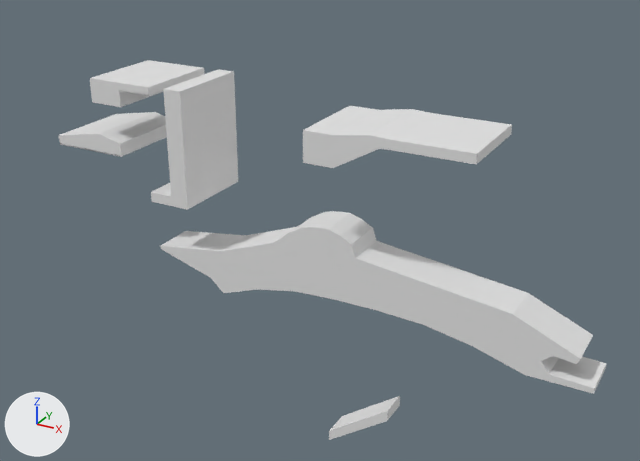
Two versions of the Blender file platformer_resources/worlds/PlatformerSimpleLevel.blend, one commit apart.
Rendered twice from a camera (50 mm lens) standing at (29.7, -48.1, 42.1) and looking at (3.8, -1.0, 18.6). The lights are fixed; the arrows at lower left show +X, +Y and +Z.

Names of what the first picture shows: 's0.p4.platform_body', 's1.p2.platform_body', 's1.p6.platform_body', 's1.p7.platform_body', 's1.p8.platform_body', 's1.p9.platform_body'.
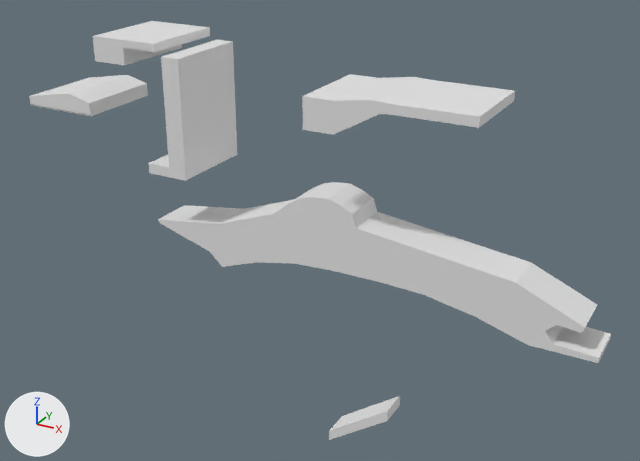
Not drawn themselves, but carrying or shaping drawn objects: ob_s1_platform4, ob_s1_platform8, ob_s1_platform6, ob_s1_platform7, ob_s1_platform9.

Pixel boxes [x1, y1, x2, y2] of what changed, in the pictures (640 x 461 px):
```json
{"object": "s0.p4.platform_body", "change": "moved", "before": [160, 211, 606, 394], "after": [158, 182, 611, 363]}
{"object": "s1.p9.platform_body", "change": "moved", "before": [303, 106, 512, 168], "after": [302, 74, 515, 135]}
{"object": "s1.p6.platform_body", "change": "moved", "before": [151, 69, 238, 210], "after": [148, 40, 237, 181]}
{"object": "s1.p8.platform_body", "change": "moved", "before": [90, 60, 204, 107], "after": [93, 21, 210, 65]}
{"object": "s1.p7.platform_body", "change": "moved", "before": [59, 112, 167, 157], "after": [29, 75, 148, 116]}
{"object": "s1.p7.ceiling", "change": "moved", "before": [61, 136, 167, 157], "after": [30, 94, 148, 116]}
{"object": "s1.p8.ceiling2", "change": "moved", "before": [119, 90, 143, 95], "on screen": "not visible afterwards"}
```

Scene script edits in JSON lines:
```json
{"op": "set", "path": "ob_s1_platform4.location", "old": "(7.649, -2.102, 22.4)", "new": "(7.649, -2.102, 24.42)"}
{"op": "set", "path": "ob_s1_platform8.location", "old": "(-8.899, -2.102, 29.52)", "new": "(-8.266, -2.102, 32.34)"}
{"op": "set", "path": "ob_s1_platform6.location", "old": "(-6.236, -2.102, 23.99)", "new": "(-6.236, -2.102, 26.01)"}
{"op": "set", "path": "ob_s1_platform7.location", "old": "(-12.58, -2.102, 25.29)", "new": "(-14.93, -2.102, 27.76)"}
{"op": "set", "path": "ob_s1_platform9.location", "old": "(10.2, -2.102, 28.75)", "new": "(10.2, -2.102, 30.77)"}
```
